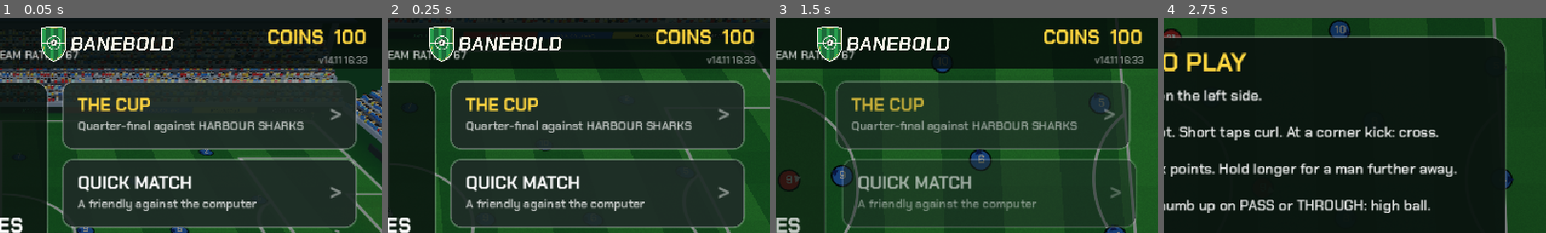
Above: before the commit, frames 1-4 (left to right).
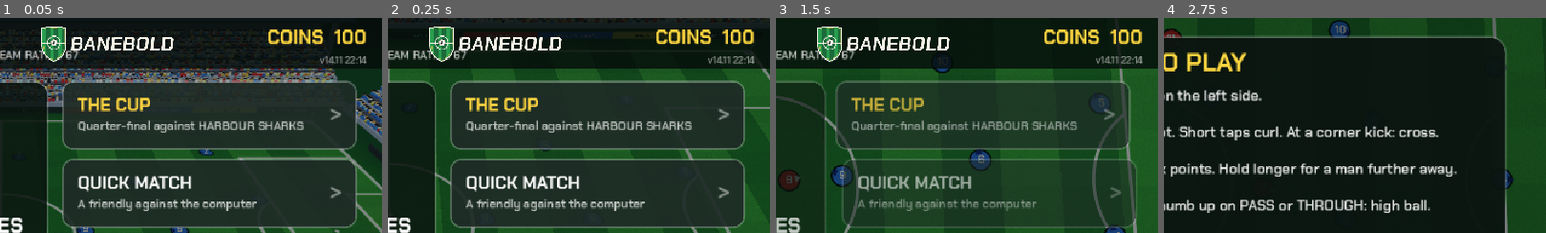
Above: after the commit, the same moments.

Repository: Woodmandk/Mini-Football
Game: Godot game, scene res://main.tscn
Same seed, same stepped clock (60 frames per second), same inputs: the game is played once before the commit and once after it.
Inputs:
- Up to frame 1 (0.05 s): no input
- Up to frame 2 (0.25 s): no input
- Up to frame 3 (1.5 s): click "PLAY" at 0.5 s; click "PLAY" at 1.25 s
- Up to frame 4 (2.75 s): click "PLAY MATCH" at 2 s
The pictures show only the part of the screen within x 50-100%, y 0-50%; the shares and areas given below are measured in that part.

The runs differ from the first frame. In frame 1, 0.2% of the frame differs, in the area x 83-97%, y 17-22%; in frame 2, 0.2%; in frame 3, 0.2%; in frame 4, nothing differs.

Commit message:
3D: weaker keepers, penalties go where you aim and the keeper guesses a side
- Keeper reaction 0.30-0.22 s (was 0.27-0.19), dive reach and speed down a little
- Penalties: exact aim from the stick (full = inside the post), power sets the height, keeper commits to a guessed side as it is struck (wrong way = only a trailing leg)
- Measured: on-target goals for a human bot 21% -> 37%, edge of the box 31% -> 51%, penalties to a corner ~72%, down the middle ~52%

Co-Authored-By: Claude Opus 5.5 <noreply@anthropic.com>
Claude-Session: https://claude.ai/code/session_01PwNi5aByGzCZTMsHVnXgCc

Diff:
--- a/godot3d/main.gd
+++ b/godot3d/main.gd
@@ -9,7 +9,7 @@
 const NetS := preload("res://net.gd")
 const Career := preload("res://career.gd")
 
-const DIVE_V := 4.9
+const DIVE_V := 4.6
 const HL := 52.5
 const TEMPO := 1.25
 const SLIDE_T := 0.38
@@ -3775,8 +3775,51 @@
 	if _team_human(1 - p.team):
 		_switch_for_pass(1 - p.team, m)
 
+# A penalty like FIFA: it goes where it is aimed (only a hair of error), the power sets the height
+# (a full-power one can fly over), and the keeper guesses a side as it is struck instead of reading it.
+func _pen_kick(p, power: float, aim_z: float) -> void:
+	var s := side(p.team)
+	var from := ball.position
+	var err := (randf() - 0.5) * lerpf(0.5, 0.15, clampf((p.sho - 40) / 50.0, 0.0, 1.0))
+	var goal := Vector3(HL * s, 0, clampf(aim_z + err, -GOAL_HW - 0.6, GOAL_HW + 0.6))
+	var dir := goal - from
+	dir.y = 0.0
+	var d := dir.length()
+	dir = dir.normalized()
+	var sp := 15.0 + 13.0 * power
+	var t := maxf(d / sp, 0.15)
+	var hgt := 0.22 + power * power * 2.75 + randf() * 0.15
+	var vy := (hgt - 0.25) / t + 4.9 * t
+	pen_shot = true
+	shot_hard = 0.0
+	var gk = teams[1 - p.team][0]
+	var goes := signf(goal.z) if absf(goal.z) > 0.9 else 0.0
+	var right := 0.3 + clampf((gk.dfn - 60) / 30.0, 0.0, 1.0) * 0.08 + (0.14 if gk.has_ab("straf") else 0.0)
+	var r := randf()
+	if r < 0.12:
+		gk.pen_z = 0.0
+	elif goes == 0.0:
+		gk.pen_z = (1.0 if randf() < 0.5 else -1.0) * GOAL_HW * 0.5
+	else:
+		gk.pen_z = goes * GOAL_HW * 0.5 * (1.0 if r < 0.12 + right else -1.0)
+	if autotest:
+		print("PENKICK aim=", snappedf(goal.z, 0.1), " guess=", snappedf(gk.pen_z, 0.1), " pw=", snappedf(power, 0.01), " h=", snappedf(hgt, 0.1), " gkz=", snappedf(gk.position.z, 0.1))
+	_release(p, dir * sp + Vector3(0, vy, 0))
+	ball_spin = 0.0
+	shot_live = true
+	stats["shots"] += 1
+	tst[p.team]["shots"] += 1
+	fx("shake", 0.2 + 0.4 * power)
+	fx("punch", 1.5 + 3.0 * power)
+	snd("kick")
+	fx("dust", [from.x, from.z])
+	fx("vib", 40)
+
 func _human_aim(h, dir3: Vector3) -> float:
 	var gk = teams[1 - h.team][0]
+	if set_piece == "pen":
+		# a penalty goes exactly where you aim: stick to the side = that far across the goal, centred = the middle
+		return clampf(dir3.z, -1.0, 1.0) * GOAL_HW * 0.84
 	if absf(dir3.z) > 0.3:
 		return clampf(dir3.z * 1.3, -1.0, 1.0) * GOAL_HW * 0.82
 	# no side picked: the far side from the keeper, well inside the post (0.62 was where he stands)
@@ -3797,6 +3840,9 @@
 		_release(p, cd * (far / tc) + Vector3(0, 4.9 * tc, 0))
 		snd("kick")
 		fx("dust", [from.x, from.z])
+		return
+	if set_piece == "pen":
+		_pen_kick(p, power, aim_z)
 		return
 	err_k *= lerpf(1.3, 0.72, clampf((p.sho - 40) / 50.0, 0.0, 1.0))
 	pen_shot = set_piece == "pen"
@@ -4149,7 +4195,7 @@
 		if absf(b.x - gx) > 16.5 or absf(b.z) > 20.16:
 			continue
 		var gq: float = clampf((g.dfn - 60) / 30.0, 0.0, 1.0)
-		var reach := 0.8 + (lerpf(0.72, 0.86, gq) if g.dive_t >= 0.0 else 0.0)
+		var reach := 0.77 + (lerpf(0.64, 0.78, gq) if g.dive_t >= 0.0 else 0.0)
 		# skills: the cat reaches further, the penalty killer too from close in; a Cannon shot is harder to get to
 		var close_in: bool = pen_shot or Vector2(b.x - gx, b.z).length() < 12.0
 		if g.has_ab("kat") and g.dive_t >= 0.0:
@@ -4158,6 +4204,12 @@
 			reach += 0.22
 		if shot_live:
 			reach -= shot_hard
+			if pen_shot:
+				# from a standing start on his line he does not get as far as in open play
+				reach -= 0.15
+			if pen_shot and absf(g.pen_z) > 0.1 and signf(g.pen_z) != signf(b.z) and absf(b.z) > 0.3:
+				# he went the wrong way on a penalty: only a trailing leg is left
+				reach *= 0.45
 		# high balls are harder to reach, so the top corners are open to a good shot
 		if shot_live:
 			reach -= maxf(b.y - 1.5, 0.0) * 0.45
@@ -4299,7 +4351,8 @@
 			near = o
 	if set_piece == "pen" or (set_piece == "fk" and dist < 27.0 and absf(p.position.z) < 16.0):
 		if p.ai_cool <= 0.0:
-			_shoot(p, 0.55 + randf() * 0.3, (1.0 if randf() < 0.5 else -1.0) * GOAL_HW * (0.5 + randf() * 0.35), cpu["err"])
+			var paz: float = 0.0 if (set_piece == "pen" and randf() < 0.1) else (1.0 if randf() < 0.5 else -1.0) * GOAL_HW * (0.5 + randf() * 0.35)
+			_shoot(p, 0.45 + randf() * 0.4, paz, cpu["err"])
 		return Vector3.ZERO
 	if set_piece != "":
 		if p.ai_cool <= 0.0:
@@ -4530,9 +4583,12 @@
 				var bent := ball_vel.rotated(Vector3.UP, ball_spin * t * 0.45)
 				if absf(bent.x) > 1.0:
 					zc = b.z + bent.z * ((gx - b.x) / bent.x)
+			if pen_shot and shot_live:
+				# a penalty: he has picked his side as it was struck and goes there
+				zc = p.pen_z
 			if absf(zc) < GOAL_HW + 1.2:
 				p.react_t += dt
-				if p.react_t < lerpf(0.27, 0.19, clampf((p.dfn - 60) / 30.0, 0.0, 1.0)):
+				if p.react_t < (0.06 if (pen_shot and shot_live) else lerpf(0.30, 0.22, clampf((p.dfn - 60) / 30.0, 0.0, 1.0))):
 					return p.vel * 0.5
 				var target := Vector3(gx + s * 0.7, 0, clampf(zc, -GOAL_HW + 0.2, GOAL_HW - 0.2))
 				# off his line he saves where he stands instead of running back to the goal line
@@ -4558,7 +4614,7 @@
 					var dv: Vector3 = target - p.position
 					dv.y = 0.0
 					return dv.normalized() * DIVE_V if dv.length() > 0.25 else Vector3.ZERO
-				return _run_to(p, target, 4.2)
+				return _run_to(p, target, 3.9)
 	p.react_t = 0.0
 	if ball_owner == null and absf(b.x - gx) < 15.0 and absf(b.z) < 18.0 and ball_vel.length() < 12.0:
 		var mine: float = p.position.distance_to(b)
@@ -5183,12 +5239,19 @@
 			if set_piece == "pen" or (so_on and h.charging):
 				# a penalty: aim for a corner like a person would
 				if not bot_t.has(id + 1):
-					bot_t[id + 1] = 1.0 if randf() < 0.5 else -1.0
-				h.stick = Vector2(s * 0.45, bot_t[id + 1] * 0.9).normalized()
+					bot_t[id + 1] = randf_range(-1.0, 1.0)
+					for a in OS.get_cmdline_user_args():
+						if a.begins_with("--penaim="):
+							bot_t[id + 1] = float(a.substr(9)) * (1.0 if randf() < 0.5 else -1.0)
+				h.stick = Vector2(s * 0.3, bot_t[id + 1])
 			else:
 				bot_t.erase(id + 1)
+			var pth := 0.55
+			for a in OS.get_cmdline_user_args():
+				if a.begins_with("--penpw=") and set_piece == "pen":
+					pth = float(a.substr(8))
 			if h.charging:
-				if h.charge > 0.55:
+				if h.charge > pth:
 					h.evs.append("shoot_up")
 					bstats["shots"] += 1
 			elif dist < 21.0 and t <= 0.0:
--- a/godot3d/player.gd
+++ b/godot3d/player.gd
@@ -66,6 +66,7 @@
 var dfn := 60
 var ovr := 70
 var star := false
+var pen_z := 0.0 # where a keeper has guessed a penalty goes
 var ab := [] # skills (evner): keys from Career.ABIL
 var ab_at := -99.0 # when his last skill sign went up (real seconds)
 var ab_lbl: Label3D = null
Not shown, changed: godot3d/version.txt
Not shown, changed: 3d/index.pck
